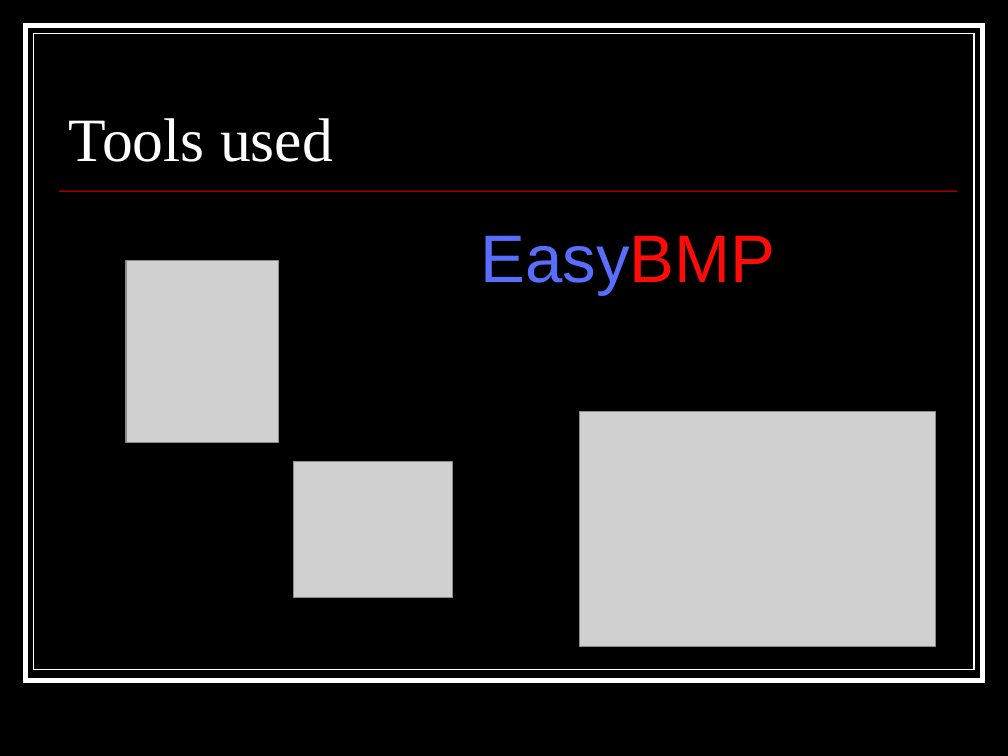
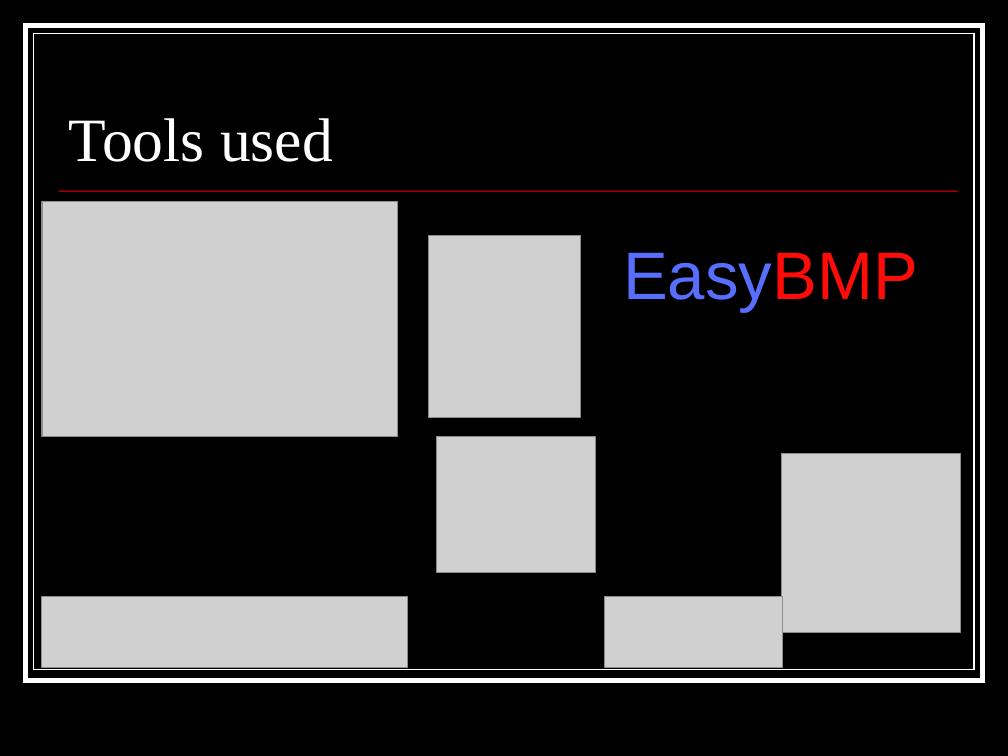
Before and after one commit to coyotebush/OCR, a slide deck: slide 12 of presentation/OCR.ppt (slide 8 before the commit). Drawn at 1008x756 pixels with LibreOffice and Linux fonts; fonts in the diff are those of the drawing; grey boxes stand for pictures. Boxes give left, top, right and bottom in pixels: in the first picture for what was removed or moved away, otherwise in the second. Text is boxed around its words. In the diff, an @@ line names an element or a change of style, - is before the commit and + after.

```diff
--- a/presentation/OCR.ppt
+++ b/presentation/OCR.ppt
@@ picture: place and size @@
-picture at bbox=[126, 260, 278, 443]
+picture at bbox=[42, 202, 398, 436]
@@ picture added at bbox=[428, 235, 581, 417] @@
@@ text "EasyBMP": place and size @@
-text "EasyBMP" at bbox=[480, 235, 775, 295]
+text "EasyBMP" at bbox=[623, 252, 918, 311]
@@ picture: place and size @@
-picture at bbox=[294, 462, 454, 598]
+picture at bbox=[436, 436, 596, 573]
@@ picture: place and size @@
-picture at bbox=[580, 411, 935, 646]
+picture at bbox=[781, 454, 961, 633]
@@ picture added at bbox=[42, 597, 408, 668] @@
@@ picture added at bbox=[605, 597, 782, 668] @@
```
Also in this commit, not shown: 5 slides added, 8 other files.
